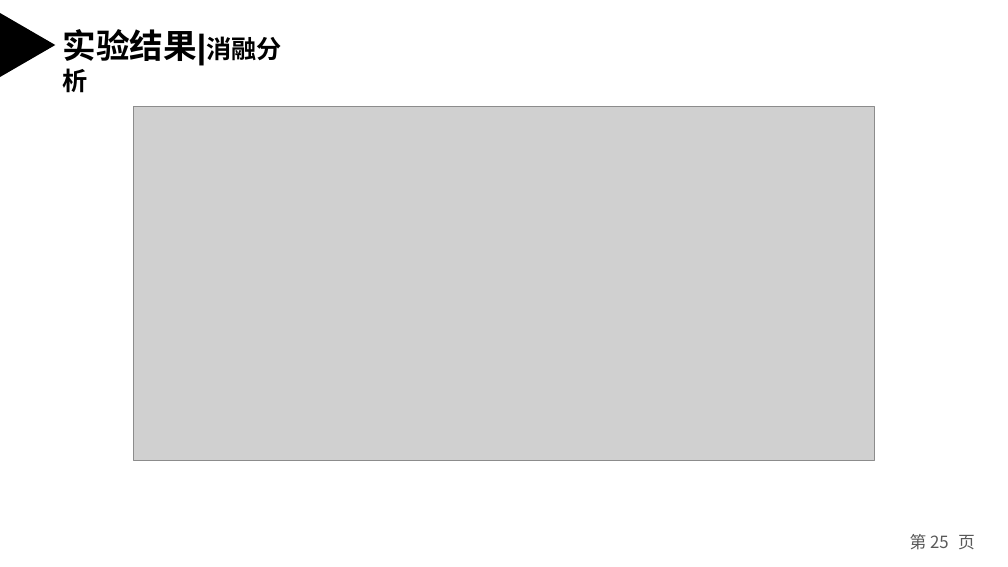
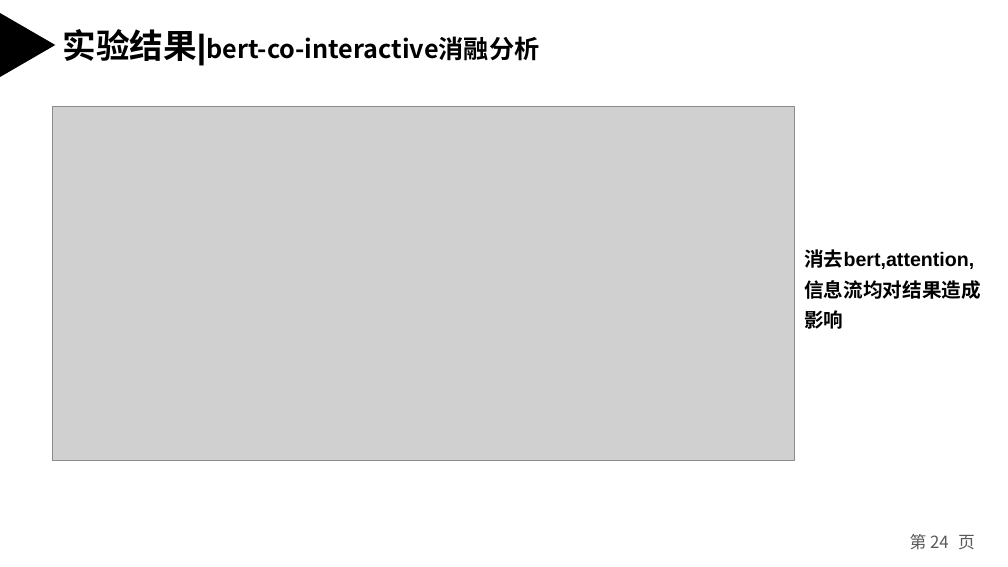
Before and after one commit to weixiao2333/zjuthesis-mphil, a slide deck: slide 24 of 硕士毕业论文答辩PPT.pptx (slide 25 before the commit). Drawn at 1008x567 pixels with LibreOffice and Linux fonts; fonts in the diff are those of the drawing; grey boxes stand for pictures. Boxes give left, top, right and bottom in pixels: in the first picture for what was removed or moved away, otherwise in the second. Text is boxed around its words. In the diff, an @@ line names an element or a change of style, - is before the commit and + after.

```diff
--- a/硕士毕业论文答辩PPT.pptx
+++ b/硕士毕业论文答辩PPT.pptx
@@ text at [63,29,539,66]: text changed; size 24 to 18 pt; font Arial to Noto Sans CJK SC @@
-实验结果|消融分析
+实验结果|bert-co-interactive消融分析
@@ picture: place and size @@
-picture at [133,107,875,461]
+picture at [52,107,794,461]
@@ text added at [804,249,981,329], 14 pt, text #000000, bold @@
+消去bert,attention,信息流均对结果造成影响
@@ page number at [910,534,975,550]: text changed @@
-第 25 页
+第 24 页
```
Also in this commit, not shown: 4 other slides changed, 1 other file.
